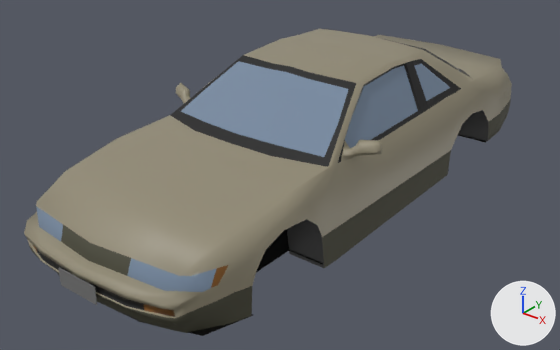
What one commit did to the glTF model data/models/silvia_s13_ver2.gltf.
Camera for both pictures: a 50 mm camera at (3.34, -4.56, 2.63) aimed at (-0.16, -0.18, -0.08). Every picture has the same lights, and +X, +Y and +Z are marked at lower right. Vertices at the same position are counted once.

Before the edit, the objects in view are built like this:
```python
me_cube = bpy.data.meshes.new('Cube')
me_cube.from_pydata(...)  # 24 vertices, 44 faces; spans x -0.335..0.335, y -0.005..0.005, z -0.126..0.126
me_cube.materials.append(mat_np)  # grey #767676
me_cube_001 = bpy.data.meshes.new('Cube.001')
me_cube_001.from_pydata(...)  # 848 vertices, 1546 faces; spans x -0.95..0.95, y -2.3..2.18, z -0.17..0.9
me_cube_001.materials.append(mat_windowrubber)  # black #0f0f0f
me_cube_001.materials.append(mat_metal)  # yellow #938c76
me_cube_001.materials.append(mat_window)  # blue #788ba1
me_cube_001.materials.append(mat_trim)  # dark yellow #494838
me_cube_001.materials.append(mat_grill)  # black #000000
me_cube_001.materials.append(mat_indicator)  # brown #7c4f16
me_cube_001.materials.append(mat_black_hole)  # black #000000
me_cube_001.materials.append(mat_material_001)  # dark red #7c191e
me_cube_001.materials.append(mat_material_002)  # dark grey #565656
ob_numberplate = bpy.data.objects.new('Numberplate', me_cube)
ob_numberplate.location = (0.0, -2.299, 0.04)
ob_numberplate.rotation_euler = (0.0, 0.0, -3.142)  # degrees (0, 0, -180)
ob_numberplate.scale = (0.5, 0.5, 0.5)
ob_silvias13 = bpy.data.objects.new('SilviaS13', me_cube_001)
ob_silvias13.location = (0.0, 0.0, 0.0)
```
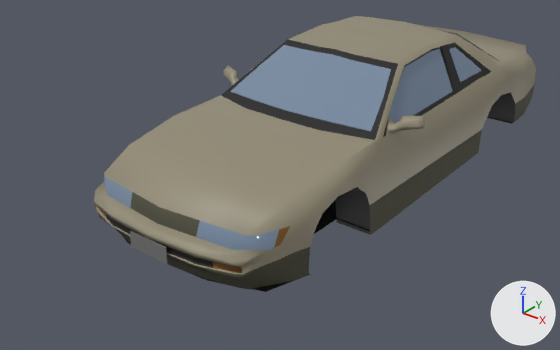
Scene script edits in JSON lines:
```json
{"block": "me_cube_001", "where": "me_cube_001.from_pydata(...)  # 848 vertices, 1546 faces; spans x -0.95..0.95, y -2.3..2.18, z -0.17..0.9"}
{"block": "me_cube_001", "where": "# used by ob_silvias13; location = (0.0, 0.0, 0.0)"}
{"block": "me_cube_001", "change": "me_cube_001 part 1: the whole mesh is moved by (0.0, 0.56, 0.0)"}
{"op": "set", "path": "ob_numberplate.location", "old": "(0.0, -2.299, 0.04)", "new": "(0.0, -1.736, 0.04)"}
```

Where the change shows, as pixel boxes [x1, y1, x2, y2] in the pictures (560 x 350 px):
```json
{"object": "SilviaS13", "change": "mesh moved", "before": [24, 29, 512, 336], "after": [94, 16, 536, 292]}
{"object": "Numberplate", "change": "moved", "before": [58, 267, 97, 305], "after": [130, 231, 167, 264]}
```
